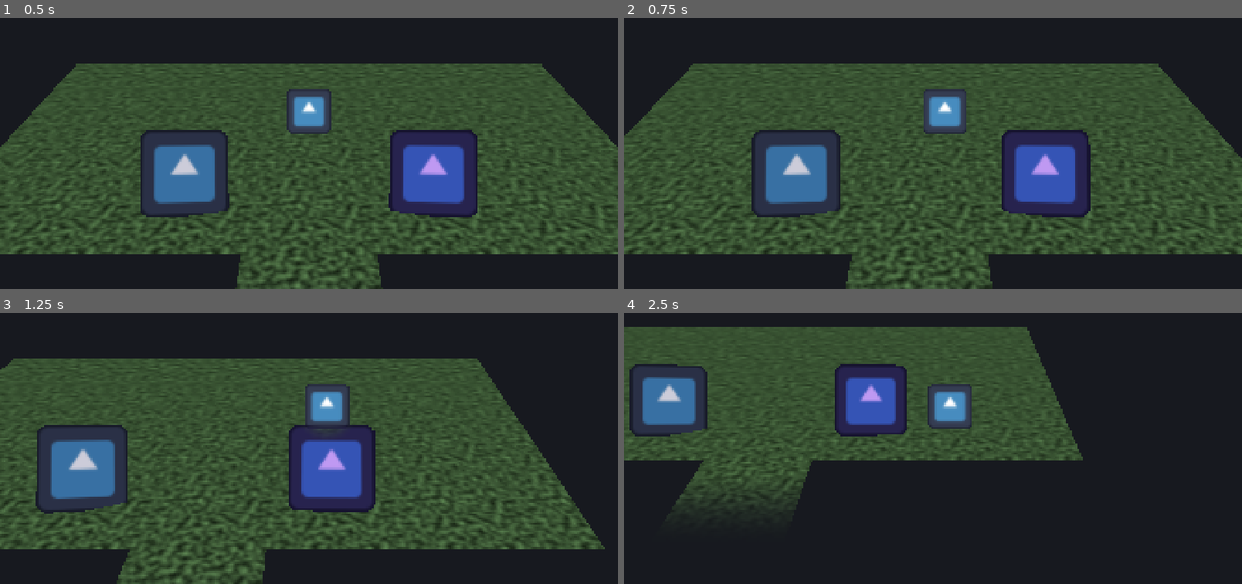
Above: before the commit, frames 1-4 (two rows, left to right).
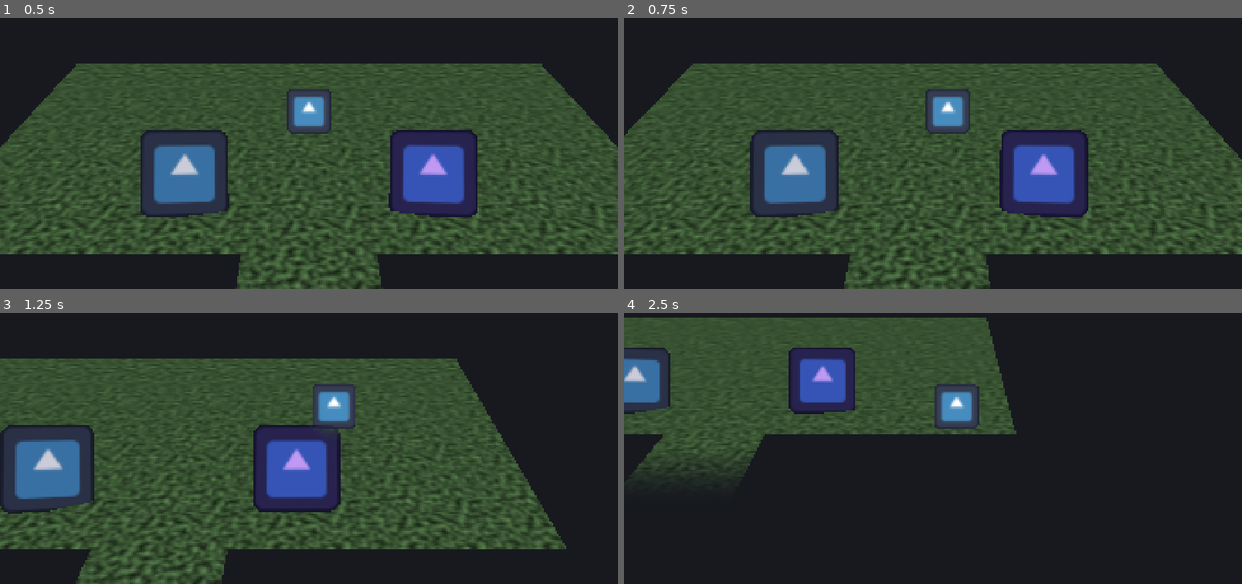
Above: after the commit, the same moments.

Repository: SAFirmansyah/TheMourningAfter-Game
Game: Godot game, scene res://scenes/world/world.tscn
Same seed, same stepped clock (60 frames per second), same inputs: the game is played once before the commit and once after it. The engine's default icon, where the game draws it, is replaced by a stand-in: a white triangle on a blue panel in a dark square.
Inputs (mouse positions are in pixels of both pictures, inside the frame that each line leads up to):
- Up to frame 1 (0.5 s): no input
- Up to frame 2 (0.75 s): tap Enter at 0.5 s; move the mouse to (1068, 96) at 0.52 s; press the mouse at (1068, 96) at 0.53 s; hold D (move_right) from 0.53 s (still down)
- Up to frame 3 (1.25 s): keep holding D (move_right)
- Up to frame 4 (2.5 s): move the mouse to (809, 426) at 1.27 s; release D (move_right) at 1.28 s; release the mouse at (809, 426) at 1.28 s; hold S (move_down) 1.28-2.03 s; tap Space (dash) at 1.35 s; move the mouse to (994, 334) at 2.02 s; hold D (move_right) from 2.03 s (still down); hold E (interact) from 2.03 s (still down)

Frame 1 is identical in both runs. In frame 2, 1.4% of the frame differs, in the area x 0-100%, y 16-100%; in frame 3, 23%; in frame 4, 23%, in the area x 0-75%, y 1-75%.

Commit message:
edit: residue tweaks

Diff:
--- a/the-mourning-after/scripts/loot/run_inventory.gd
+++ b/the-mourning-after/scripts/loot/run_inventory.gd
@@ -27,7 +27,7 @@
 var magic_residue := 0
 var residue_gained_this_run := 0
 
-const MAX_RESIDUE_PER_RUN := 3
+const MAX_RESIDUE_PER_RUN := 5 # TUNE: residue that can drop in one run
 
 var _player: Player
 
--- a/the-mourning-after/scripts/stats/hero_stats.gd
+++ b/the-mourning-after/scripts/stats/hero_stats.gd
@@ -2,9 +2,9 @@
 class_name HeroStats
 
 @export var max_health: int = 200
-@export var min_health: int = 100
+@export var min_health: int = 50
 @export var health_step: int = 25 # TUNE: rolled max HP lands on multiples of this
-@export var min_move_speed := 1.0
+@export var min_move_speed := 0.5
 @export var max_move_speed := 2.0
 @export var move_speed_step := 0.25 # TUNE: rolled move speed lands on multiples of this
 @export var equipped_weapon: WeaponData
